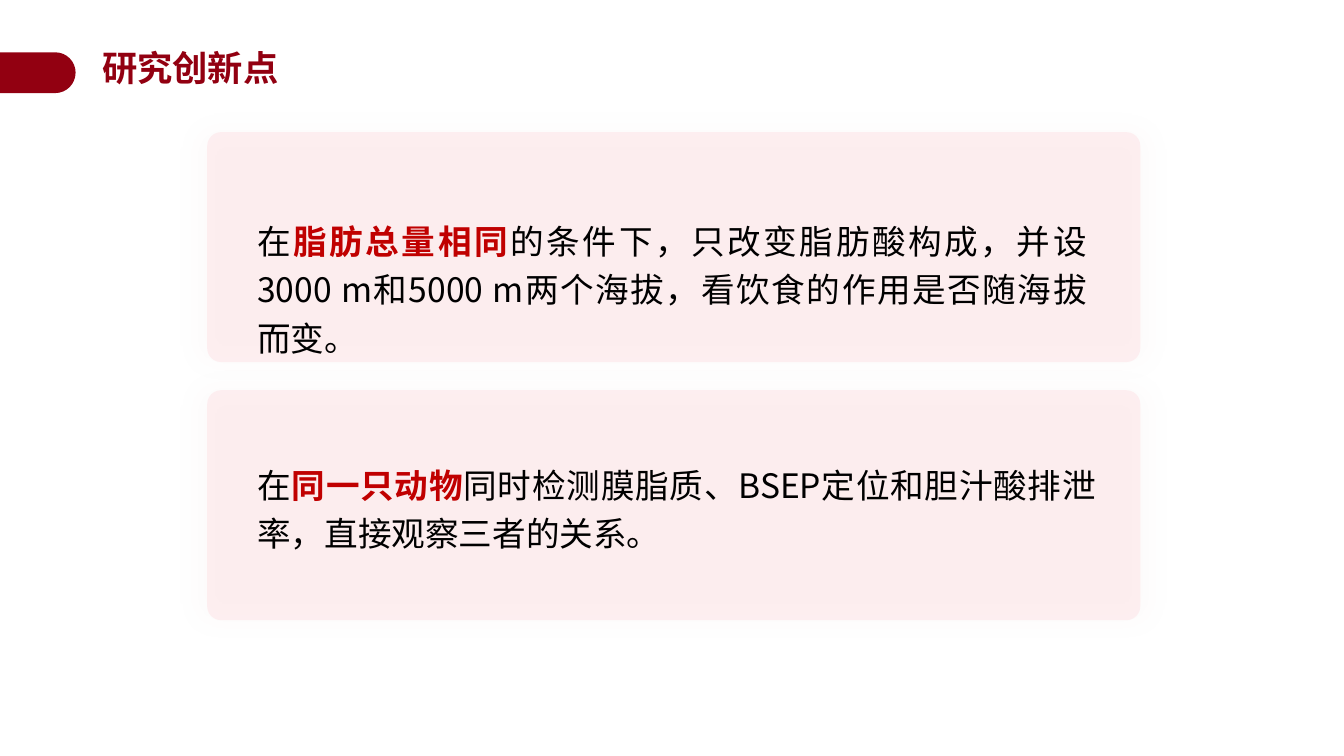
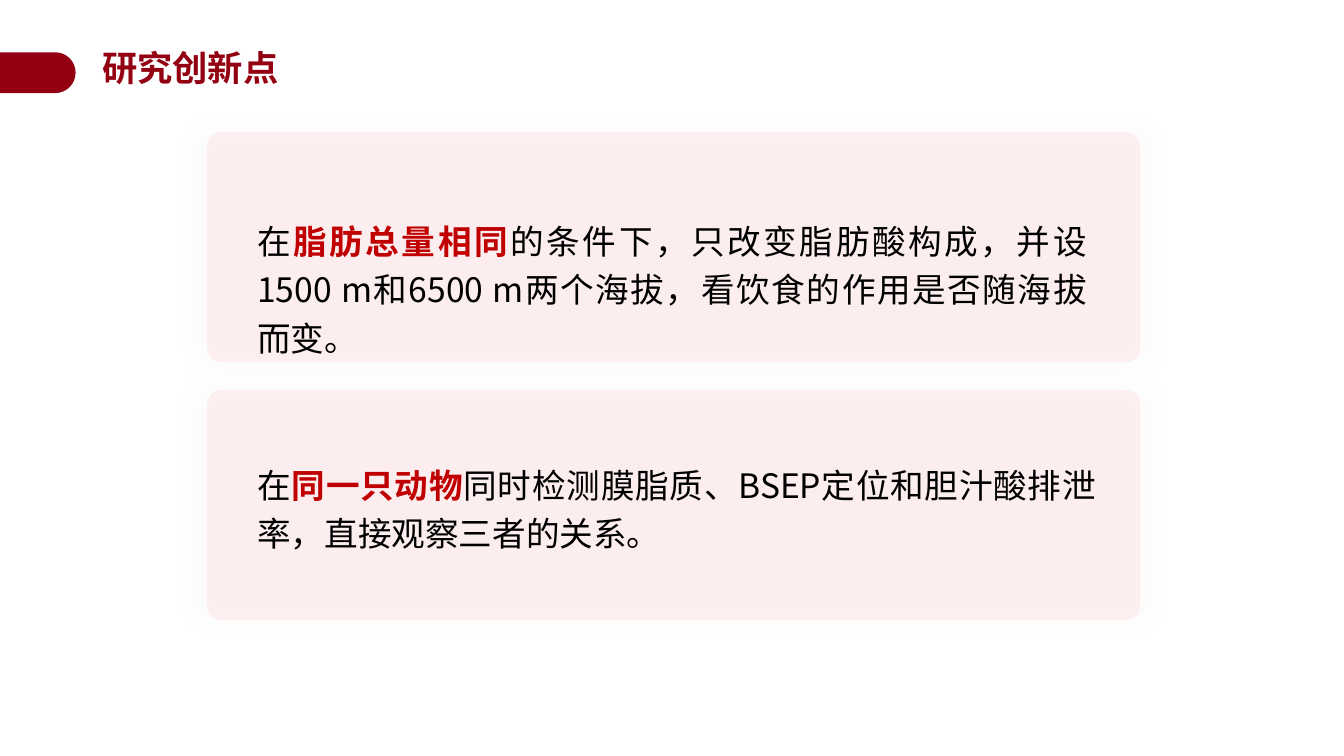
Before and after one commit to a854589274-afk/1, a slide deck: slide 22 of 开题答辩PPT_BSEP高原低压低氧.pptx. Drawn at 1344x756 pixels with LibreOffice and Linux fonts; fonts in the diff are those of the drawing; background and template pictures are left out. Boxes give left, top, right and bottom in pixels: in the first picture for what was removed or moved away, otherwise in the second. Text is boxed around its words. In the diff, an @@ line names an element or a change of style, - is before the commit and + after.

```diff
--- a/开题答辩PPT_BSEP高原低压低氧.pptx
+++ b/开题答辩PPT_BSEP高原低压低氧.pptx
@@ text at <box>257,225,1087,354</box>: text changed @@
-在脂肪总量相同的条件下，只改变脂肪酸构成，并设3000 m和5000 m两个海拔，看饮食的作用是否随海拔而变。
+在脂肪总量相同的条件下，只改变脂肪酸构成，并设1500 m和6500 m两个海拔，看饮食的作用是否随海拔而变。
```
Also in this commit, not shown: 7 other slides changed.
